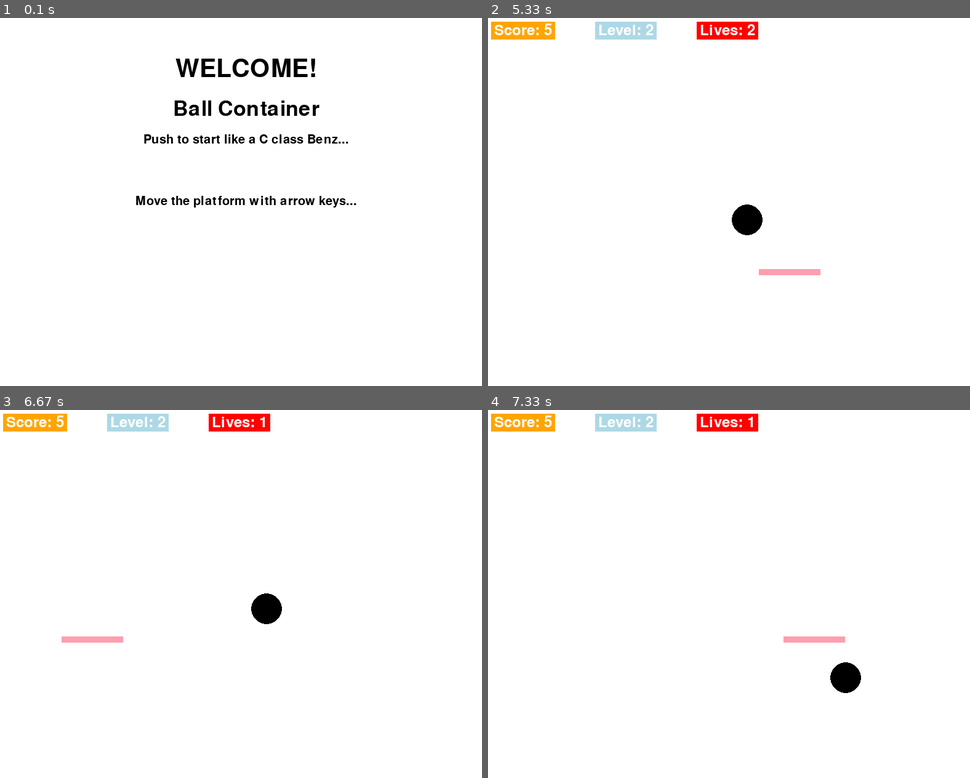
Above: before the commit, frames 1-4 (two rows, left to right).
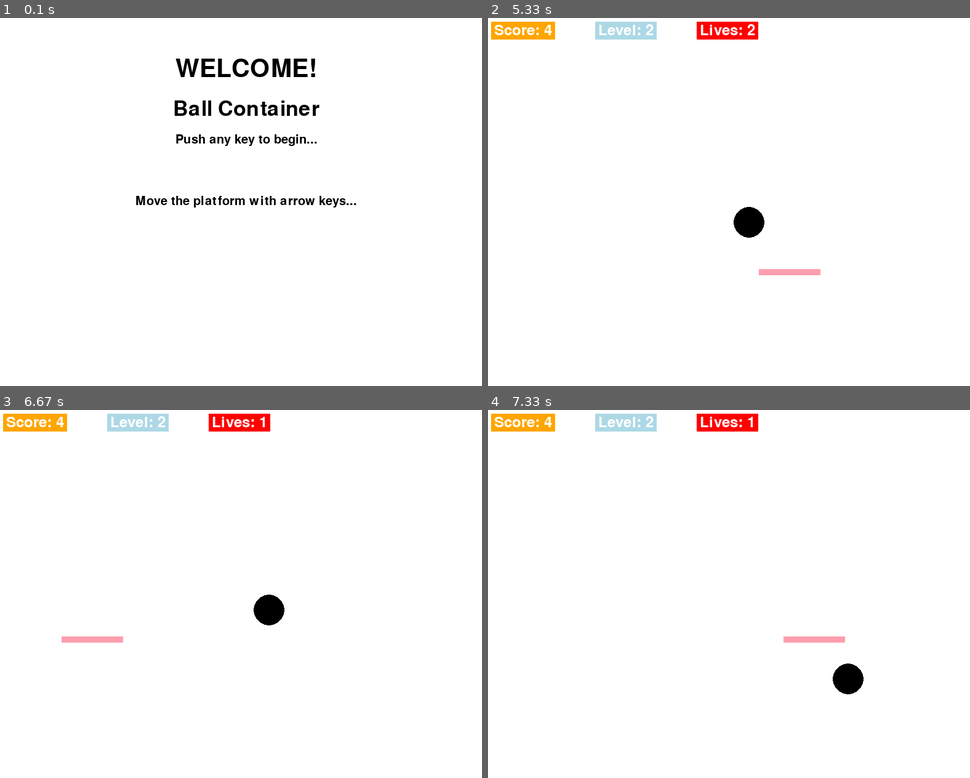
Above: after the commit, the same moments.

Repository: AJHS-Kelley/8b-ajhs-game-programming-23-24-CoreyB2025
Game: pygame game, started from gameProgramming/gaming_exercises/09_finalProject/finalProject.py
Two runs of this game, one before a commit and one after it. Both use one fixed random seed, a clock stepped at 60 frames per second and the inputs below.
Inputs:
- Up to frame 1 (0.1 s): no input
- Up to frame 2 (5.33 s): hold Left 0.33-0.87 s; hold Down 0.9-1.2 s; hold Left 1.23-1.63 s; hold Up 1.67-2.03 s; hold Right 2.07-2.7 s; hold Down 2.73-3.1 s; hold Left 3.13-3.6 s; hold Right 3.63-4.1 s; hold Up 4.13-4.43 s; hold Right 4.47-4.93 s; hold Left from 4.97 s (still down)
- Up to frame 3 (6.67 s): release Left at 5.5 s; hold Down 5.53-5.83 s; hold Left 5.87-6.27 s; hold Up from 6.3 s (still down)
- Up to frame 4 (7.33 s): release Up at 6.67 s; hold Right from 6.7 s (still down)

The runs differ from the first frame. In frame 1, 0.6% of the frame differs, in the area x 29-73%, y 31-35%; in frame 2, 0.1%; in frame 3, 0.1%; in frame 4, 0.1%.

Commit message:
v0.13
Changed ball speed with each level and changed the score you need to advance levels as well as the intro screen

Diff:
--- a/ballContainerDebugLog.txt
+++ b/ballContainerDebugLog.txt
@@ -6589,327 +6589,3 @@
 platform_speed: 10
 PLATFORM_WIDTH: 100
 PLATFORM_HEIGHT: 10
-platform_speed: 10
-PLATFORM_WIDTH: 100
-PLATFORM_HEIGHT: 10
-platform_speed: 10
-PLATFORM_WIDTH: 100
-PLATFORM_HEIGHT: 10
-platform_speed: 10
-PLATFORM_WIDTH: 100
-PLATFORM_HEIGHT: 10
-platform_speed: 10
-PLATFORM_WIDTH: 100
-PLATFORM_HEIGHT: 10
-platform_speed: 10
-PLATFORM_WIDTH: 100
-PLATFORM_HEIGHT: 10
-platform_speed: 10
-PLATFORM_WIDTH: 100
-PLATFORM_HEIGHT: 10
-platform_speed: 10
-PLATFORM_WIDTH: 100
-PLATFORM_HEIGHT: 10
-platform_speed: 10
-PLATFORM_WIDTH: 100
-PLATFORM_HEIGHT: 10
-platform_speed: 10
-PLATFORM_WIDTH: 100
-PLATFORM_HEIGHT: 10
-platform_speed: 10
-PLATFORM_WIDTH: 100
-PLATFORM_HEIGHT: 10
-platform_speed: 10
-PLATFORM_WIDTH: 100
-PLATFORM_HEIGHT: 10
-platform_speed: 10
-PLATFORM_WIDTH: 100
-PLATFORM_HEIGHT: 10
-platform_speed: 10
-PLATFORM_WIDTH: 100
-PLATFORM_HEIGHT: 10
-platform_speed: 10
-PLATFORM_WIDTH: 100
-PLATFORM_HEIGHT: 10
-platform_speed: 10
-PLATFORM_WIDTH: 100
-PLATFORM_HEIGHT: 10
-platform_speed: 10
-PLATFORM_WIDTH: 100
-PLATFORM_HEIGHT: 10
-platform_speed: 10
-PLATFORM_WIDTH: 100
-PLATFORM_HEIGHT: 10
-platform_speed: 10
-PLATFORM_WIDTH: 100
-PLATFORM_HEIGHT: 10
-platform_speed: 10
-PLATFORM_WIDTH: 100
-PLATFORM_HEIGHT: 10
-platform_speed: 10
-PLATFORM_WIDTH: 100
-PLATFORM_HEIGHT: 10
-platform_speed: 10
-PLATFORM_WIDTH: 100
-PLATFORM_HEIGHT: 10
-platform_speed: 10
-PLATFORM_WIDTH: 100
-PLATFORM_HEIGHT: 10
-platform_speed: 10
-PLATFORM_WIDTH: 100
-PLATFORM_HEIGHT: 10
-platform_speed: 10
-PLATFORM_WIDTH: 100
-PLATFORM_HEIGHT: 10
-platform_speed: 10
-PLATFORM_WIDTH: 100
-PLATFORM_HEIGHT: 10
-platform_speed: 10
-PLATFORM_WIDTH: 100
-PLATFORM_HEIGHT: 10
-platform_speed: 10
-PLATFORM_WIDTH: 100
-PLATFORM_HEIGHT: 10
-platform_speed: 10
-PLATFORM_WIDTH: 100
-PLATFORM_HEIGHT: 10
-platform_speed: 10
-PLATFORM_WIDTH: 100
-PLATFORM_HEIGHT: 10
-platform_speed: 10
-PLATFORM_WIDTH: 100
-PLATFORM_HEIGHT: 10
-platform_speed: 10
-PLATFORM_WIDTH: 100
-PLATFORM_HEIGHT: 10
-platform_speed: 10
-PLATFORM_WIDTH: 100
-PLATFORM_HEIGHT: 10
-platform_speed: 10
-PLATFORM_WIDTH: 100
-PLATFORM_HEIGHT: 10
-platform_speed: 10
-PLATFORM_WIDTH: 100
-PLATFORM_HEIGHT: 10
-platform_speed: 10
-PLATFORM_WIDTH: 100
-PLATFORM_HEIGHT: 10
-platform_speed: 10
-PLATFORM_WIDTH: 100
-PLATFORM_HEIGHT: 10
-platform_speed: 10
-PLATFORM_WIDTH: 100
-PLATFORM_HEIGHT: 10
-platform_speed: 10
-PLATFORM_WIDTH: 100
-PLATFORM_HEIGHT: 10
-platform_speed: 10
-PLATFORM_WIDTH: 100
-PLATFORM_HEIGHT: 10
-platform_speed: 10
-PLATFORM_WIDTH: 100
-PLATFORM_HEIGHT: 10
-platform_speed: 10
-PLATFORM_WIDTH: 100
-PLATFORM_HEIGHT: 10
-platform_speed: 10
-PLATFORM_WIDTH: 100
-PLATFORM_HEIGHT: 10
-platform_speed: 10
-PLATFORM_WIDTH: 100
-PLATFORM_HEIGHT: 10
-platform_speed: 10
-PLATFORM_WIDTH: 100
-PLATFORM_HEIGHT: 10
-platform_speed: 10
-PLATFORM_WIDTH: 100
-PLATFORM_HEIGHT: 10
-platform_speed: 10
-PLATFORM_WIDTH: 100
-PLATFORM_HEIGHT: 10
-platform_speed: 10
-PLATFORM_WIDTH: 100
-PLATFORM_HEIGHT: 10
-platform_speed: 10
-PLATFORM_WIDTH: 100
-PLATFORM_HEIGHT: 10
-platform_speed: 10
-PLATFORM_WIDTH: 100
-PLATFORM_HEIGHT: 10
-platform_speed: 10
-PLATFORM_WIDTH: 100
-PLATFORM_HEIGHT: 10
-platform_speed: 10
-PLATFORM_WIDTH: 100
-PLATFORM_HEIGHT: 10
-platform_speed: 10
-PLATFORM_WIDTH: 100
-PLATFORM_HEIGHT: 10
-platform_speed: 10
-PLATFORM_WIDTH: 100
-PLATFORM_HEIGHT: 10
-platform_speed: 10
-PLATFORM_WIDTH: 100
-PLATFORM_HEIGHT: 10
-platform_speed: 10
-PLATFORM_WIDTH: 100
-PLATFORM_HEIGHT: 10
-platform_speed: 10
-PLATFORM_WIDTH: 100
-PLATFORM_HEIGHT: 10
-platform_speed: 10
-PLATFORM_WIDTH: 100
-PLATFORM_HEIGHT: 10
-platform_speed: 10
-PLATFORM_WIDTH: 100
-PLATFORM_HEIGHT: 10
-platform_speed: 10
-PLATFORM_WIDTH: 100
-PLATFORM_HEIGHT: 10
-platform_speed: 10
-PLATFORM_WIDTH: 100
-PLATFORM_HEIGHT: 10
-platform_speed: 10
-PLATFORM_WIDTH: 100
-PLATFORM_HEIGHT: 10
-platform_speed: 10
-PLATFORM_WIDTH: 100
-PLATFORM_HEIGHT: 10
-platform_speed: 10
-PLATFORM_WIDTH: 100
-PLATFORM_HEIGHT: 10
-platform_speed: 10
-PLATFORM_WIDTH: 100
-PLATFORM_HEIGHT: 10
-platform_speed: 10
-PLATFORM_WIDTH: 100
-PLATFORM_HEIGHT: 10
-platform_speed: 10
-PLATFORM_WIDTH: 100
-PLATFORM_HEIGHT: 10
-platform_speed: 10
-PLATFORM_WIDTH: 100
-PLATFORM_HEIGHT: 10
-platform_speed: 10
-PLATFORM_WIDTH: 100
-PLATFORM_HEIGHT: 10
-platform_speed: 10
-PLATFORM_WIDTH: 100
-PLATFORM_HEIGHT: 10
-platform_speed: 10
-PLATFORM_WIDTH: 100
-PLATFORM_HEIGHT: 10
-platform_speed: 10
-PLATFORM_WIDTH: 100
-PLATFORM_HEIGHT: 10
-platform_speed: 10
-PLATFORM_WIDTH: 100
-PLATFORM_HEIGHT: 10
-platform_speed: 10
-PLATFORM_WIDTH: 100
-PLATFORM_HEIGHT: 10
-platform_speed: 10
-PLATFORM_WIDTH: 100
-PLATFORM_HEIGHT: 10
-platform_speed: 10
-PLATFORM_WIDTH: 100
-PLATFORM_HEIGHT: 10
-platform_speed: 10
-PLATFORM_WIDTH: 100
-PLATFORM_HEIGHT: 10
-platform_speed: 10
-PLATFORM_WIDTH: 100
-PLATFORM_HEIGHT: 10
-platform_speed: 10
-PLATFORM_WIDTH: 100
-PLATFORM_HEIGHT: 10
-platform_speed: 10
-PLATFORM_WIDTH: 100
-PLATFORM_HEIGHT: 10
-platform_speed: 10
-PLATFORM_WIDTH: 100
-PLATFORM_HEIGHT: 10
-platform_speed: 10
-PLATFORM_WIDTH: 100
-PLATFORM_HEIGHT: 10
-platform_speed: 10
-PLATFORM_WIDTH: 100
-PLATFORM_HEIGHT: 10
-platform_speed: 10
-PLATFORM_WIDTH: 100
-PLATFORM_HEIGHT: 10
-platform_speed: 10
-PLATFORM_WIDTH: 100
-PLATFORM_HEIGHT: 10
-platform_speed: 10
-PLATFORM_WIDTH: 100
-PLATFORM_HEIGHT: 10
-platform_speed: 10
-PLATFORM_WIDTH: 100
-PLATFORM_HEIGHT: 10
-platform_speed: 10
-PLATFORM_WIDTH: 100
-PLATFORM_HEIGHT: 10
-platform_speed: 10
-PLATFORM_WIDTH: 100
-PLATFORM_HEIGHT: 10
-platform_speed: 10
-PLATFORM_WIDTH: 100
-PLATFORM_HEIGHT: 10
-platform_speed: 10
-PLATFORM_WIDTH: 100
-PLATFORM_HEIGHT: 10
-platform_speed: 10
-PLATFORM_WIDTH: 100
-PLATFORM_HEIGHT: 10
-platform_speed: 10
-PLATFORM_WIDTH: 100
-PLATFORM_HEIGHT: 10
-platform_speed: 10
-PLATFORM_WIDTH: 100
-PLATFORM_HEIGHT: 10
-platform_speed: 10
-PLATFORM_WIDTH: 100
-PLATFORM_HEIGHT: 10
-platform_speed: 10
-PLATFORM_WIDTH: 100
-PLATFORM_HEIGHT: 10
-platform_speed: 10
-PLATFORM_WIDTH: 100
-PLATFORM_HEIGHT: 10
-platform_speed: 10
-PLATFORM_WIDTH: 100
-PLATFORM_HEIGHT: 10
-platform_speed: 10
-PLATFORM_WIDTH: 100
-PLATFORM_HEIGHT: 10
-platform_speed: 10
-PLATFORM_WIDTH: 100
-PLATFORM_HEIGHT: 10
-platform_speed: 10
-PLATFORM_WIDTH: 100
-PLATFORM_HEIGHT: 10
-platform_speed: 10
-PLATFORM_WIDTH: 100
-PLATFORM_HEIGHT: 10
-platform_speed: 10
-PLATFORM_WIDTH: 100
-PLATFORM_HEIGHT: 10
-platform_speed: 10
-PLATFORM_WIDTH: 100
-PLATFORM_HEIGHT: 10
-platform_speed: 10
-PLATFORM_WIDTH: 100
-PLATFORM_HEIGHT: 10
-platform_speed: 10
-PLATFORM_WIDTH: 100
-PLATFORM_HEIGHT: 10
-platform_speed: 10
-PLATFORM_WIDTH: 100
-PLATFORM_HEIGHT: 10
-platform_speed: 10
-PLATFORM_WIDTH: 100
-PLATFORM_HEIGHT: 10
-platform_speed: 10
-PLATFORM_WIDTH: 100
-PLATFORM_HEIGHT: 10
--- a/gameProgramming/gaming_exercises/09_finalProject/finalProject.py
+++ b/gameProgramming/gaming_exercises/09_finalProject/finalProject.py
@@ -46,7 +46,7 @@
     screen.fill(WHITE)
     show_text_on_screen("WELCOME!", 60, HEIGHT // 7)
     show_text_on_screen("Ball Container", 50, HEIGHT // 4)
-    show_text_on_screen("Push to start like a C class Benz...", 30, HEIGHT // 3)
+    show_text_on_screen("Push any key to begin...", 30, HEIGHT // 3)
     show_text_on_screen("Move the platform with arrow keys...", 30, HEIGHT // 2)
     pygame.display.flip()
     wait_for_key()
@@ -140,10 +140,10 @@
     logData.write(f"PLATFORM_HEIGHT: {PLATFORM_HEIGHT}\n")
 
     # Check if the player advances to the next level
-    if score >= current_level * 5:
+    if score >= current_level * 4:
         current_level += 1
         ball_pos = [WIDTH // 2, HEIGHT // 2]
-        ball_speed = [random.uniform(2, 4), random.uniform(2, 4)]  # Randomize the ball speed
+        ball_speed = [random.uniform(2, 4), random.uniform(2, 4)]  # Make ball speed faster
         platform_color = change_platform_color()
 
     # Check if the ball falls off the screen
